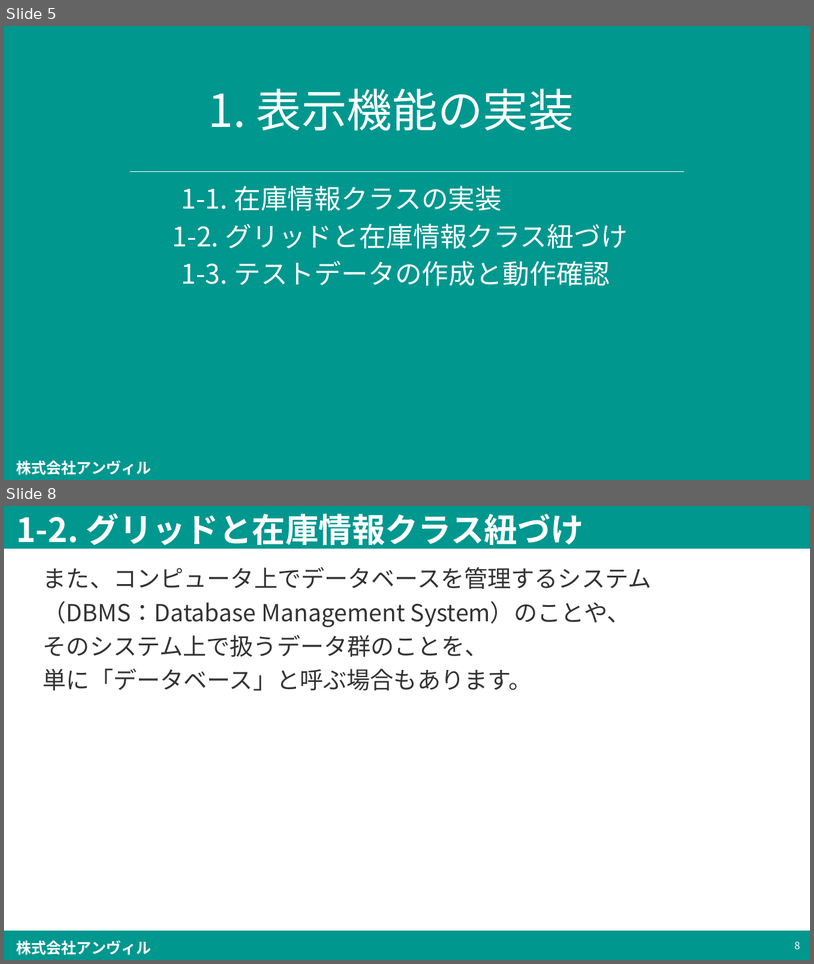
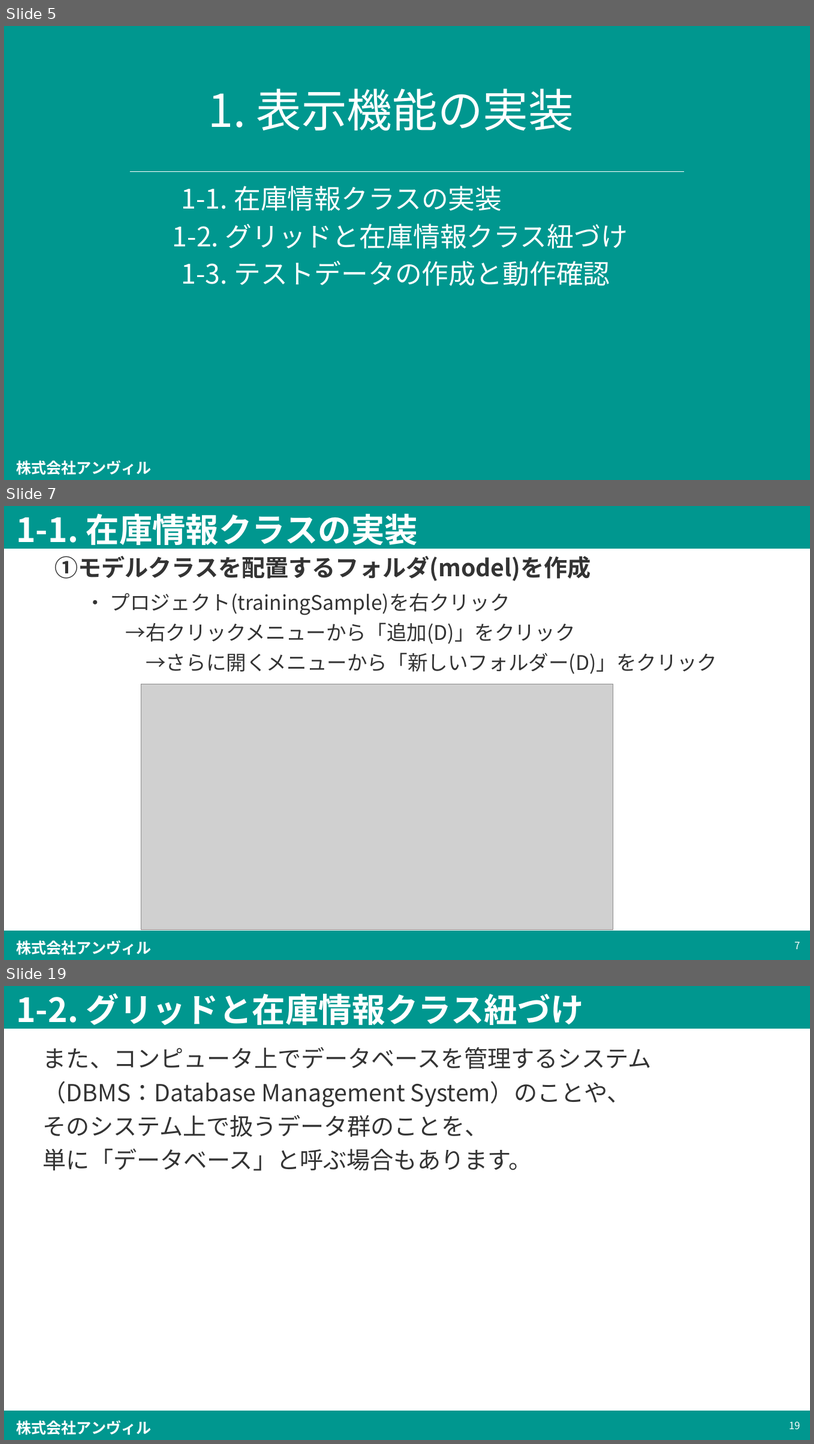
Before and after one commit to simada-anvil/trainingSample, a slide deck: trainingSample/[Anvil]プログラミング入門(仮題) (第1.0版) .pptx. Shown one above the other, each under a label of ours: slides 5 and 8 before the commit, slides 5, 7 and 19 after it; the slides between them are not shown. The pictures are 814x964 and 814x1444 pixels, drawn with LibreOffice and Linux fonts; fonts in the diff are those of the drawing; grey boxes stand for pictures; background and template pictures are left out. Boxes give left, top, right and bottom in pixels: in the first picture for what was removed or moved away, otherwise in the second. Text is boxed around its words. In the diff, an @@ line names an element or a change of style, - is before the commit and + after.

```diff
--- a/trainingSample/[Anvil]プログラミング入門(仮題) (第1.0版) .pptx
+++ b/trainingSample/[Anvil]プログラミング入門(仮題) (第1.0版) .pptx
@@ slide 7 added at box(4, 506, 810, 960), background #FFFFFF; not listed: 3 template elements that a slide beside it also shows @@
@@ title added at box(16, 514, 418, 550), 39.6 pt, text #FFFFFF, bold @@
+1-1. 在庫情報クラスの実装
@@ text added at box(54, 556, 591, 581), 28 pt, text #333333, bold @@
+①モデルクラスを配置するフォルダ(model)を作成
@@ text added at box(86, 593, 717, 674), 24 pt, text #333333 @@
+・ プロジェクト(trainingSample)を右クリック
+→右クリックメニューから「追加(D)」をクリック
+→さらに開くメニューから「新しいフォルダー(D)」をクリック
@@ picture added at box(141, 684, 613, 930) @@
@@ page number added at box(795, 941, 800, 949), 12 pt, text #FFFFFF @@
+7
@@ what was slide 8 is now slide 19 @@
@@ page number at box(789, 1421, 801, 1429): text changed @@
-8
+19
```
Also in this commit, not shown: 1 slide changed, 11 other slides added, 1 slide removed, 2 other files.
